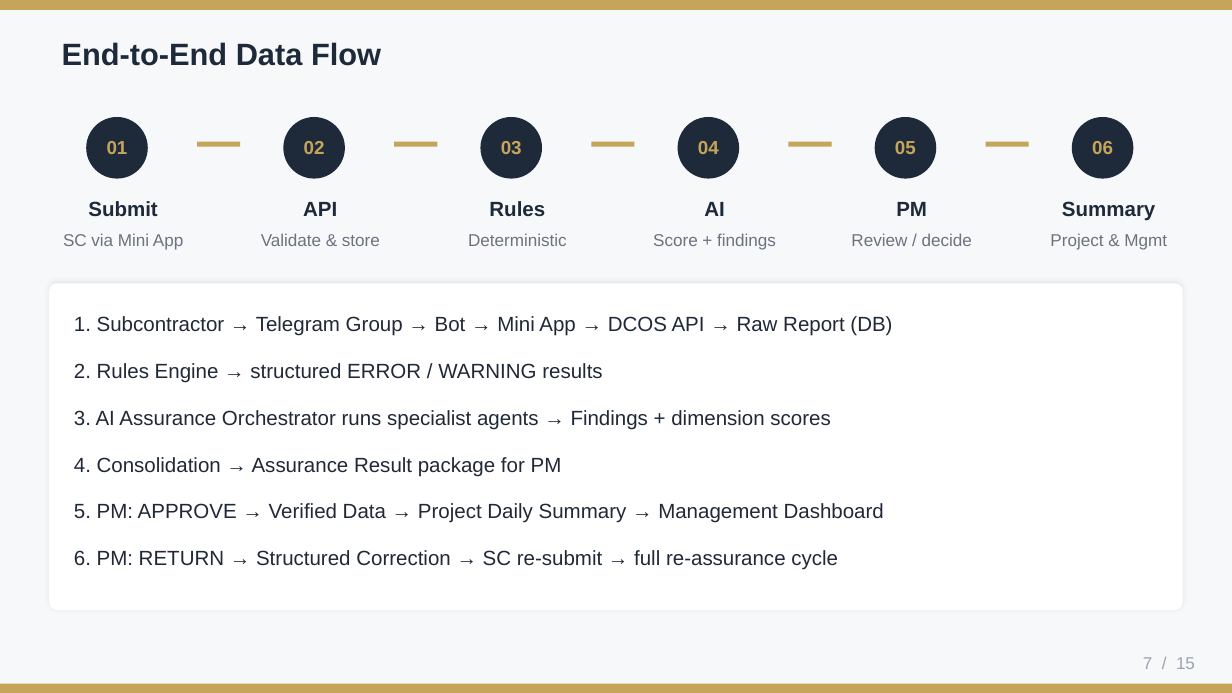
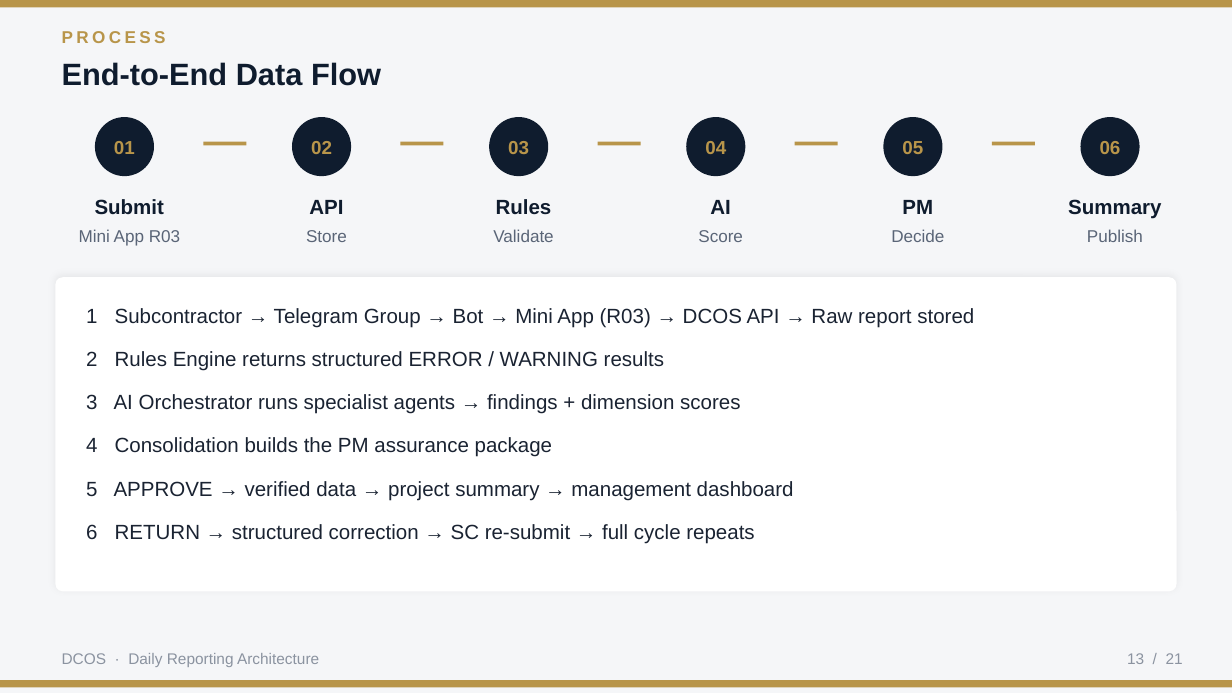
Before and after one commit to Liheng-Code/dcos-system, a slide deck: slide 13 of docs/04-Business-Modules/10-Construction/10-01-Daily-Reporting/DCOS_Telegram_Daily_Reporting_System.pptx (slide 7 before the commit). Drawn at 1232x693 pixels with LibreOffice and Linux fonts; fonts in the diff are those of the drawing. Boxes give left, top, right and bottom in pixels: in the first picture for what was removed or moved away, otherwise in the second. Text is boxed around its words. In the diff, an @@ line names an element or a change of style, - is before the commit and + after.

```diff
--- a/docs/04-Business-Modules/10-Construction/10-01-Daily-Reporting/DCOS_Telegram_Daily_Reporting_System.pptx
+++ b/docs/04-Business-Modules/10-Construction/10-01-Daily-Reporting/DCOS_Telegram_Daily_Reporting_System.pptx
@@ background #F7F8FA to #F5F6F8 @@
@@ text colour #1E2A3A to #0F1C2E in 7 elements at box(95, 199, 164, 215), box(1068, 199, 1161, 219), box(309, 200, 343, 214), box(496, 199, 552, 215), box(710, 200, 730, 214), box(902, 200, 933, 214), box(62, 62, 381, 86) @@
@@ text "End-to-End Data Flow": place and size @@
-text "End-to-End Data Flow" at box(62, 42, 381, 66)
+text "End-to-End Data Flow" at box(62, 62, 381, 86)
@@ text added at box(62, 31, 166, 43), 10 pt, text #B8954A, bold @@
+PROCESS
@@ 6 texts, 6 ellipses: place and size @@
-6 texts, 6 ellipses at box(86, 117, 1133, 179)
+6 texts, 6 ellipses at box(95, 117, 1140, 176)
@@ fill #1E2A3A to #0F1C2E in 6 elements at box(95, 117, 154, 176), box(292, 117, 351, 176), box(686, 117, 745, 176), box(883, 117, 942, 176), box(1080, 117, 1140, 176), box(489, 117, 548, 176) @@
@@ text colour #C5A55A to #B8954A in 6 elements at box(705, 141, 726, 154), box(902, 141, 923, 154), box(1100, 141, 1121, 154), box(114, 141, 135, 154), box(311, 141, 332, 154), box(508, 141, 529, 154) @@
@@ fill #C5A55A to #B8954A in 7 elements at box(0, 0, 1232, 7), box(0, 680, 1232, 687), box(203, 142, 246, 145), box(400, 142, 444, 145), box(598, 142, 641, 145), box(795, 142, 838, 145), box(992, 142, 1035, 145) @@
@@ 5 rectangles: place and size @@
-5 rectangles at box(197, 142, 1029, 147)
+5 rectangles at box(203, 142, 1035, 145)
@@ text at box(79, 229, 180, 246): text changed; text colour #6B7280 to #5A6577 @@
-SC via Mini App
+Mini App R03
@@ text at box(306, 230, 347, 242): text changed; text colour #6B7280 to #5A6577 @@
-Validate & store
+Store
@@ text removed at box(468, 233, 567, 246) @@
-Deterministic
@@ text added at box(493, 229, 553, 242), 10 pt, text #5A6577 @@
+Validate
@@ text at box(698, 230, 743, 242): text changed; text colour #6B7280 to #5A6577 @@
-Score + findings
+Score
@@ text at box(891, 229, 944, 242): text changed; text colour #6B7280 to #5A6577 @@
-Review / decide
+Decide
@@ text removed at box(1050, 233, 1167, 250) @@
-Project & Mgmt
@@ text added at box(1087, 229, 1143, 242), 10 pt, text #5A6577 @@
+Publish
@@ rounded rectangle: place and size @@
-rounded rectangle at box(49, 283, 1183, 610)
+rounded rectangle at box(55, 277, 1177, 591)
@@ rounded rectangle at box(55, 277, 1177, 591): shadow changed; proportions changed @@
@@ text at box(86, 308, 974, 328): text changed; text colour #1F2937 to #1A2332 @@
-1. Subcontractor → Telegram Group → Bot → Mini App → DCOS API → Raw Report (DB)
+1 Subcontractor → Telegram Group → Bot → Mini App (R03) → DCOS API → Raw report stored
@@ text at box(86, 351, 664, 371): text changed; text colour #1F2937 to #1A2332 @@
-2. Rules Engine → structured ERROR / WARNING results
+2 Rules Engine returns structured ERROR / WARNING results
@@ text at box(86, 394, 740, 414): text changed; text colour #1F2937 to #1A2332 @@
-3. AI Assurance Orchestrator runs specialist agents → Findings + dimension scores
+3 AI Orchestrator runs specialist agents → findings + dimension scores
@@ text at box(86, 437, 552, 457): text changed; text colour #1F2937 to #1A2332 @@
-4. Consolidation → Assurance Result package for PM
+4 Consolidation builds the PM assurance package
@@ text at box(86, 481, 794, 501): text changed; text colour #1F2937 to #1A2332 @@
-5. PM: APPROVE → Verified Data → Project Daily Summary → Management Dashboard
+5 APPROVE → verified data → project summary → management dashboard
@@ text at box(86, 524, 754, 544): text changed; text colour #1F2937 to #1A2332 @@
-6. PM: RETURN → Structured Correction → SC re-submit → full re-assurance cycle
+6 RETURN → structured correction → SC re-submit → full cycle repeats
@@ text added at box(62, 653, 319, 667), 9 pt, text #8B93A0 @@
+DCOS · Daily Reporting Architecture
@@ text added at box(1127, 653, 1183, 664), 9 pt, text #8B93A0 @@
+13 / 21
@@ text removed at box(1143, 657, 1195, 669) @@
-7 / 15
@@ rectangle: place and size @@
-rectangle at box(0, 684, 1232, 692)
+rectangle at box(0, 680, 1232, 687)
```
Also in this commit, not shown: 12 other slides changed, 8 slides added, 2 slides removed, 1 other file.
